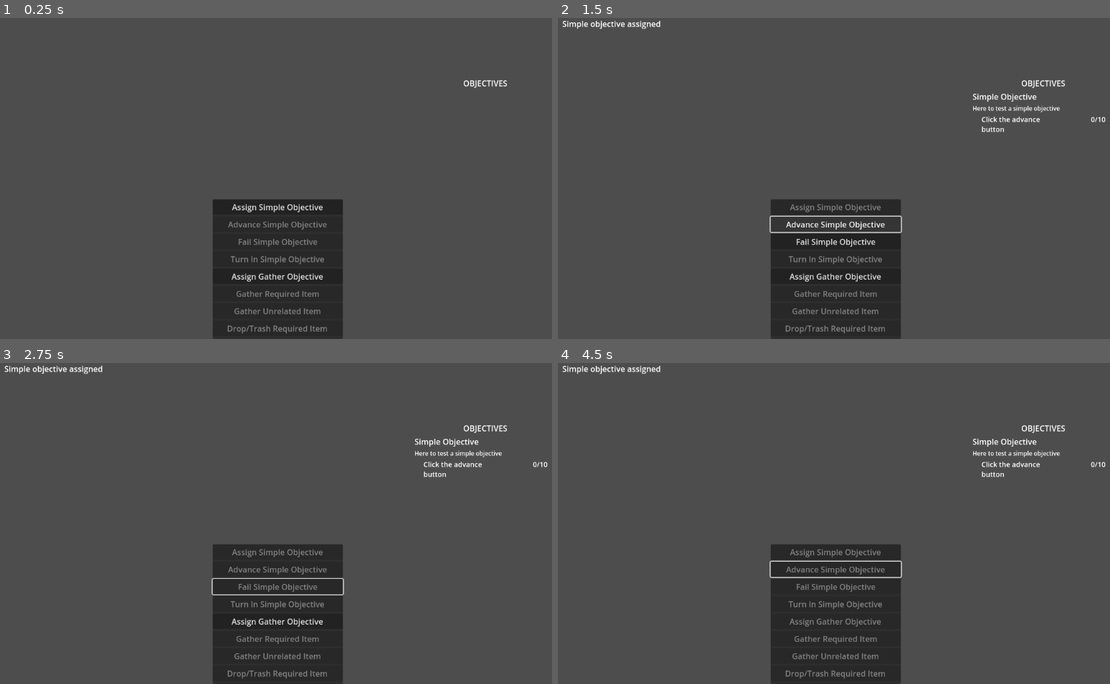
Above: before the commit, frames 1-4 (two rows, left to right).
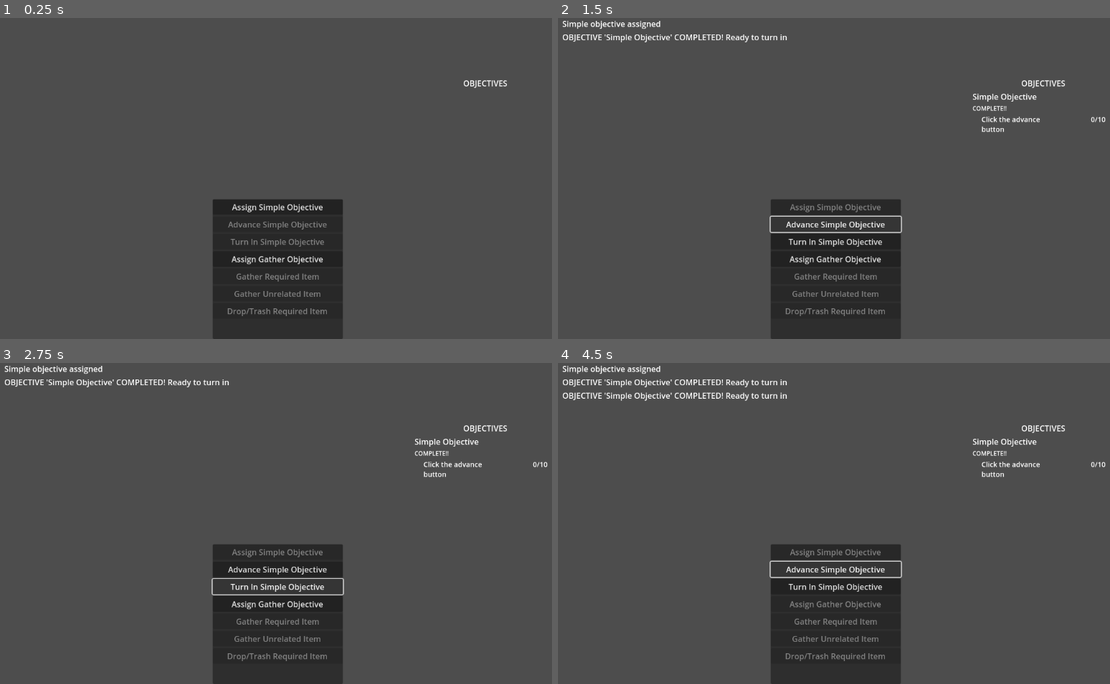
Above: after the commit, the same moments.

Repository: hamgoblin45/Fascism-Sim
Game: Godot game, scene res://Interface/objective_control.tscn
Two runs of this game, one before a commit and one after it. Both use one fixed random seed, a clock stepped at 60 frames per second and the inputs below.
Inputs (mouse positions are in pixels of both pictures, inside the frame that each line leads up to):
- Up to frame 1 (0.25 s): no input
- Up to frame 2 (1.5 s): click "Assign Simple Objective" at 0.5 s; click "Advance Simple Objective" at 1.25 s
- Up to frame 3 (2.75 s): click (276, 587) at 2 s, where only the run before the commit has a clickable "Fail Simple Objective"
- Up to frame 4 (4.5 s): click "Assign Gather Objective" at 2.75 s; click (834, 587) at 3.5 s, where only the run after the commit has a clickable "Turn In Simple Objective"; click (834, 568) at 4.25 s, where only the run after the commit has a clickable "Advance Simple Objective"

The runs differ from the first frame. In frame 1, 1.1% of the frame differs, in the area x 41-60%, y 68-99%; in frame 2, 1.6%; in frame 3, 1.8%; in frame 4, 2.2%, in the area x 0-91%, y 5-99%.

Commit message:
Objective completed acknowledgement

Diff:
--- a/objectives/Data/Objectives/ObjectiveData.gd
+++ b/objectives/Data/Objectives/ObjectiveData.gd
@@ -10,6 +10,8 @@
 
 var current_step: ObjectiveStepData
 
+var ready_to_turn_in: bool = false
+@export var turn_in_npc: String = "" # Not sure if this is necessary but putting it here in case
 var complete: bool = false
 var failed: bool = false
 
--- a/objectives/Interface/objective_control.tscn
+++ b/objectives/Interface/objective_control.tscn
@@ -1,8 +1,7 @@
-[gd_scene load_steps=7 format=3 uid="uid://ci8qlujuy7ma5"]
+[gd_scene load_steps=6 format=3 uid="uid://ci8qlujuy7ma5"]
 
 [ext_resource type="Script" uid="uid://cugngl2iwo01j" path="res://Interface/objective_manager.gd" id="1_76m2h"]
 [ext_resource type="Script" uid="uid://cbrq0qtlgucg7" path="res://Interface/objective_tracker_ui.gd" id="2_7d15p"]
-[ext_resource type="PackedScene" uid="uid://b4q0h7ka7r6wv" path="res://Interface/objective_ui.tscn" id="3_0ygxj"]
 [ext_resource type="Script" uid="uid://cmnfp80lkroyp" path="res://test_control.gd" id="4_mdw3h"]
 
 [sub_resource type="StyleBoxEmpty" id="StyleBoxEmpty_76m2h"]
@@ -50,10 +49,6 @@
 layout_mode = 2
 size_flags_vertical = 3
 
-[node name="ObjectiveUI" parent="ObjectiveTrackerUI/ObjectiveTrackerContainer/ObjectiveContainer" instance=ExtResource("3_0ygxj")]
-visible = false
-layout_mode = 2
-
 [node name="TestControl" type="Control" parent="."]
 layout_mode = 1
 anchors_preset = 7
@@ -89,6 +84,7 @@
 text = "Advance Simple Objective"
 
 [node name="FailSimpleObjective" type="Button" parent="TestControl/ButtonsPanel/VBoxContainer"]
+visible = false
 layout_mode = 2
 disabled = true
 text = "Fail Simple Objective"
--- a/objectives/Interface/objective_ui.gd
+++ b/objectives/Interface/objective_ui.gd
@@ -26,16 +26,26 @@
 	_set_current_step(objective.current_step)
 
 	EventBus.objective_advanced.connect(_on_step_advanced)
+	EventBus.objective_completed.connect(_on_objective_complete)
 
 func _set_current_step(step: ObjectiveStepData):
 	print("Setting current step via ObjectiveUI")
+	# Clear out previous step from UI
+	for child in steps_container.get_children():
+		child.queue_free()
+
 	var new_step_ui = OBJECTIVE_STEP_UI.instantiate()
 	steps_container.add_child(new_step_ui)
 	new_step_ui.set_step_data(step)
-	# set step ui in its own code
 
 func _on_step_advanced(objective: ObjectiveData):
 	if objective.id == objective_data.id:
 		print("step advance acknowledged in objective_ui. Objective: %s, Current Step: %s" % [objective, objective.current_step])
 
 		_set_current_step(objective_data.current_step)
+
+
+func _on_objective_complete(objective: ObjectiveData):
+	if objective.id == objective_data.id:
+		objective_name.text = objective.name
+		objective_description.text = "COMPLETE!!"
--- a/objectives/Interface/objective_ui.tscn
+++ b/objectives/Interface/objective_ui.tscn
@@ -1,7 +1,6 @@
-[gd_scene load_steps=4 format=3 uid="uid://b4q0h7ka7r6wv"]
+[gd_scene load_steps=3 format=3 uid="uid://b4q0h7ka7r6wv"]
 
 [ext_resource type="Script" uid="uid://roly273byw5v" path="res://Interface/objective_ui.gd" id="1_gjltt"]
-[ext_resource type="PackedScene" uid="uid://btcdsfmx1knfj" path="res://Interface/objective_step_ui.tscn" id="2_gjltt"]
 
 [sub_resource type="StyleBoxEmpty" id="StyleBoxEmpty_7d15p"]
 
@@ -29,6 +28,3 @@
 [node name="StepsContainer" type="VBoxContainer" parent="ObjectiveVBox"]
 unique_name_in_owner = true
 layout_mode = 2
-
-[node name="ObjectiveStepUI" parent="ObjectiveVBox/StepsContainer" instance=ExtResource("2_gjltt")]
-layout_mode = 2
--- a/objectives/test_control.gd
+++ b/objectives/test_control.gd
@@ -7,6 +7,9 @@
 @onready var assign_simple_objective: Button = $ButtonsPanel/VBoxContainer/AssignSimpleObjective
 @onready var advance_simple_objective: Button = $ButtonsPanel/VBoxContainer/AdvanceSimpleObjective
 @onready var fail_simple_objective: Button = $ButtonsPanel/VBoxContainer/FailSimpleObjective
+@onready var turn_in_simple_objective: Button = $ButtonsPanel/VBoxContainer/TurnInSimpleObjective
+
+
 @onready var assign_gather_objective: Button = $ButtonsPanel/VBoxContainer/AssignGatherObjective
 @onready var gather_required_item: Button = $ButtonsPanel/VBoxContainer/GatherRequiredItem
 @onready var gather_unrelated_item: Button = $ButtonsPanel/VBoxContainer/GatherUnrelatedItem
@@ -16,6 +19,11 @@
 @onready var output_container: VBoxContainer = %OutputContainer
 
 var outputs: Array[Label]
+
+
+
+func _ready():
+	EventBus.objective_completed.connect(_on_objective_completed)
 
 
 func _on_assign_simple_objective_pressed() -> void:
@@ -70,3 +78,10 @@
 func _on_turn_in_simple_objective_pressed() -> void:
 	var obj = TEST_SIMPLE_OBJECTIVE
 	EventBus.turn_in_objective.emit(obj)
+
+func _on_objective_completed(obj: ObjectiveData):
+	if obj.id == TEST_SIMPLE_OBJECTIVE.id:
+		turn_in_simple_objective.disabled = false
+
+	var text = "OBJECTIVE '%s' COMPLETED! Ready to turn in" % obj.name
+	_print_output(text)
